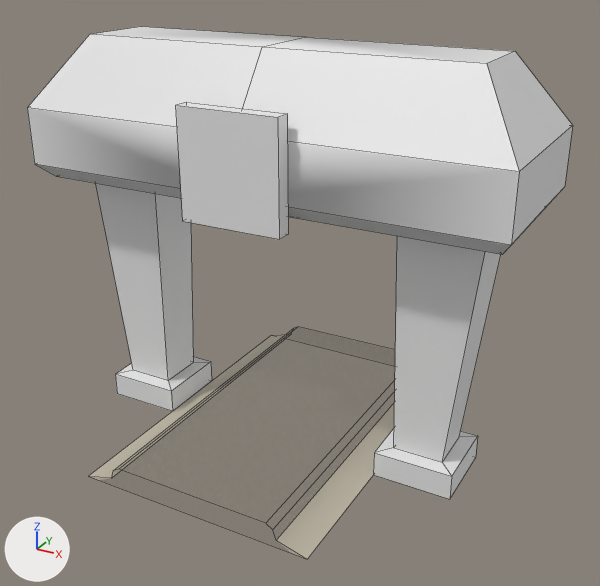
One commit to the FBX model Assets/Art/Models/TollBooth.fbx: the scene before it, then after it.
Rendered twice from a 50 mm lens placed at (0.47, -0.822, 0.605), pointed at (0.023, -0.009, 0.198). Lighting does not change. The marker at lower left points along +X, +Y and +Z. Mesh edges are drawn as thin lines. Where no turn or scale is listed for an object, it has been applied to the vertices.

In view in the first picture: 'TollBooth', 'TollRoad'.
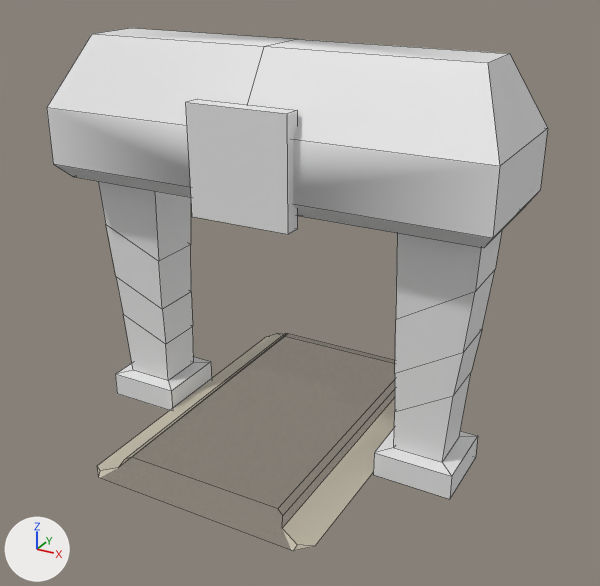
Location of each change, (x1, y1, x2, y2) in pixels of the pictures (600 x 586 px):
'TollBooth', reshaped (8% narrower)
    before: (27, 27, 573, 499)
    after: (47, 28, 548, 499)
'TollRoad', reshaped
    before: (89, 335, 395, 559)
    after: (97, 334, 395, 551)
part 2 of me_cylinder_123, built on
    before: (95, 102, 501, 462)
    after: (98, 99, 502, 462)

What changed in the scene script:
```text
Change me_cylinder_022:
    used by ob_tollroad; location = (-0.004, 0.0, 0.014)
    remove me_cylinder_022.from_pydata(...)  # 16 vertices, 9 faces; spans x -0.15..0.15, y -0.217..0.217, z -0.014..0.014
    add me_cylinder_022.from_pydata(...)  # 24 vertices, 13 faces; spans x -0.15..0.15, y -0.217..0.217, z -0.009..0.016
    me_cylinder_022 part 1: the whole mesh is rebuilt
Change me_cylinder_123:
    used by ob_tollbooth; location = (0.0, 0.0, 0.0)
    remove me_cylinder_123.from_pydata(...)  # 76 vertices, 69 faces; spans x -0.301..0.294, y -0.118..0.131, z 0.001..0.489
    add me_cylinder_123.from_pydata(...)  # 100 vertices, 93 faces; spans x -0.28..0.273, y -0.1..0.101, z 0.001..0.489
    me_cylinder_123 part 2
    8 faces are deleted
    4 vertices in x -0.065..0.059, y 0.131, z 0.308..0.435 move by (0.0, -0.03, 0.0)
    4 vertices in x -0.065..0.059, y 0.112, z 0.308..0.435 move by (0.0, -0.032, 0.0)
    4 vertices in x -0.065..0.059, y -0.099, z 0.308..0.435 move by (0.0, 0.02, 0.0)
    4 vertices in x -0.065..0.059, y -0.118, z 0.308..0.435 move by (0.0, 0.018, 0.0)
    3 vertices in x -0.245..0.238, y 0.057, z 0.489 move by (0.0, -0.02, 0.0)
    3 vertices in x -0.245..0.238, y -0.04, z 0.489 move by (0.0, 0.004, 0.0)
    28 vertices move from x -0.301..0.294, y -0.099..0.116, z 0.319..0.407 to x -0.28..0.273, y -0.089..0.089, z 0.319..0.407
    24 vertices are added at x -0.252..0.247, y -0.037..0.034, z 0.085..0.258
    32 new faces join them
```
